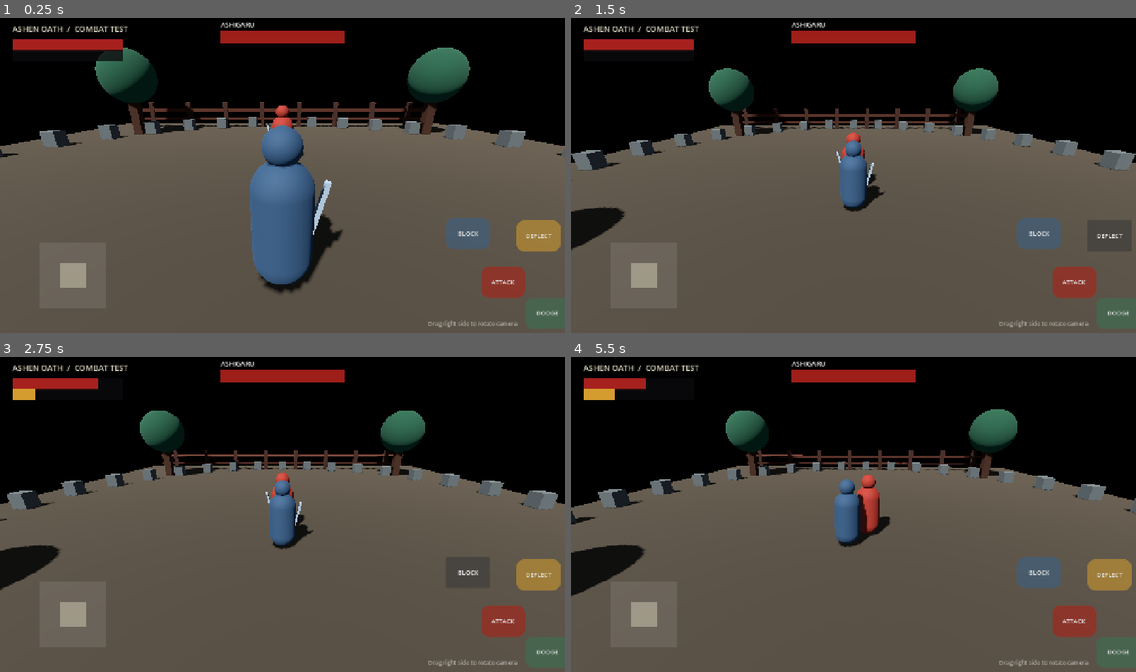
Above: before the commit, frames 1-4 (two rows, left to right).
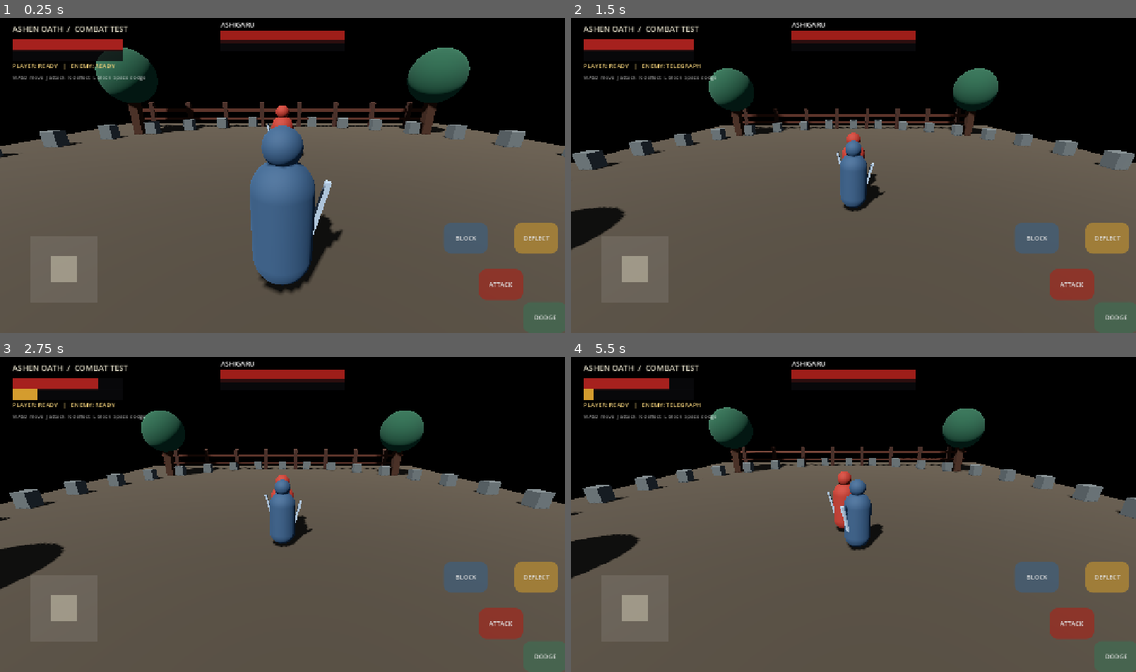
Above: after the commit, the same moments.

Repository: zahaopang-ship-it/Ashen-Oath-Godot
Game: Godot game, scene res://scenes/main.tscn
The game is run twice, just before and just after one commit, with the same random seed, the same clock (stepped at 60 frames per second) and the same inputs.
Inputs (mouse positions are in pixels of both pictures, inside the frame that each line leads up to):
- Up to frame 1 (0.25 s): no input
- Up to frame 2 (1.5 s): click (1073, 282) at 0.5 s, where only the run before the commit has a clickable "ATTACK"; click (1107, 235) at 1.25 s, where only the run before the commit has a clickable "DEFLECT"
- Up to frame 3 (2.75 s): click (468, 571) at 2 s, where only the run before the commit has a clickable "BLOCK"
- Up to frame 4 (5.5 s): click (1119, 653) at 2.75 s, where only the run before the commit has a clickable "DODGE"; tap Enter at 3.5 s; move the mouse to (977, 498) at 3.52 s; hold D 3.53-4.25 s; tap J at 3.6 s; click (977, 498) at 3.67 s; tap Space at 3.77, 4.07, 5.3 s; tap K at 3.8 s; drag from (740, 530) to (825, 577) at 4.27 s; move the mouse to (910, 442) at 5.02 s; hold D from 5.03 s (still down); tap L at 5.1 s; click (910, 442) at 5.17 s

The runs differ from the first frame. In frame 1, 2.0% of the frame differs, in the area x 2-100%, y 6-99%; in frame 2, 2.7%; in frame 3, 3.5%; in frame 4, 11%, in the area x 0-100%, y 6-99%.

Commit message:
Build M1 combat state flow and mobile input prototype

Diff:
--- a/project/project.godot
+++ b/project/project.godot
@@ -9,7 +9,7 @@
 window/size/window_width_override=1280
 window/size/window_height_override=720
 window/stretch/mode="canvas_items"
-window/handheld/orientation=1
+window/handheld/orientation=0
 [rendering]
 renderer/rendering_method="gl_compatibility"
 renderer/rendering_method.mobile="gl_compatibility"
--- a/project/scripts/fighter.gd
+++ b/project/scripts/fighter.gd
@@ -1,4 +1,11 @@
 extends CharacterBody3D
+signal telegraph_started(kind: String)
+signal attack_hit(target: Node)
+signal posture_broken
+signal died
+
+enum CombatState { FREE, WINDUP, ACTIVE, RECOVERY, POSTURE_BROKEN, DEAD }
+
 @export var is_player := false
 @export var display_name := "Fighter"
 @export var move_speed := 5.2
@@ -7,50 +14,85 @@
 @export var max_posture := 100.0
 @export var posture := 0.0
 @export var deflect_window := 0.20
+@export var deflect_lockout := 0.34
 @export var attack_range := 2.15
-@export var attack_cooldown := 0.72
+@export var attack_damage := 22.0
+@export var attack_posture_damage := 30.0
+
 var target: CharacterBody3D
 var input_move := Vector2.ZERO
+var state: CombatState = CombatState.FREE
 var is_blocking := false
 var is_deflecting := false
-var is_attacking := false
 var is_dodging := false
 var is_dead := false
 var attack_timer := 0.0
 var deflect_timer := 0.0
+var deflect_cooldown := 0.0
 var dodge_timer := 0.0
-var ai_timer := 0.0
-var posture_recovery := 8.0
+var posture_break_timer := 0.0
+var ai_timer := 0.8
 var gravity := 22.0
+var attack_kind := "slash"
+var _attack_hit_applied := false
+var _attack_token := 0
+
+const WINDUP_TIME := 0.32
+const ACTIVE_TIME := 0.10
+const RECOVERY_TIME := 0.34
+const POSTURE_BREAK_TIME := 1.35
 
 func _physics_process(delta: float) -> void:
 	if is_dead:
 		velocity = Vector3.ZERO
 		return
-	attack_timer = maxf(0.0, attack_timer - delta)
 	deflect_timer = maxf(0.0, deflect_timer - delta)
+	deflect_cooldown = maxf(0.0, deflect_cooldown - delta)
 	dodge_timer = maxf(0.0, dodge_timer - delta)
 	is_deflecting = deflect_timer > 0.0
 	is_dodging = dodge_timer > 0.0
-	if not is_player:
+	if state == CombatState.POSTURE_BROKEN:
+		posture_break_timer = maxf(0.0, posture_break_timer - delta)
+		if posture_break_timer <= 0.0:
+			state = CombatState.FREE
+	elif state in [CombatState.WINDUP, CombatState.ACTIVE, CombatState.RECOVERY]:
+		_update_attack_state(delta)
+	if not is_player and state == CombatState.FREE:
 		_ai_update(delta)
-	else:
+	elif is_player:
 		_player_update(delta)
-	if not is_blocking and not is_deflecting and not is_attacking:
-		posture = maxf(0.0, posture - posture_recovery * delta)
+	if not is_blocking and state not in [CombatState.WINDUP, CombatState.ACTIVE, CombatState.RECOVERY, CombatState.POSTURE_BROKEN]:
+		var vitality_factor := lerpf(0.35, 1.0, clampf(vitality / maxf(1.0, max_vitality), 0.0, 1.0))
+		posture = maxf(0.0, posture - 8.0 * vitality_factor * delta)
 	if not is_on_floor():
 		velocity.y -= gravity * delta
 	else:
 		velocity.y = 0.0
 	move_and_slide()
 
+func _update_attack_state(delta: float) -> void:
+	attack_timer -= delta
+	if state == CombatState.WINDUP and attack_timer <= 0.0:
+		state = CombatState.ACTIVE
+		attack_timer = ACTIVE_TIME
+		_resolve_attack_hit()
+	elif state == CombatState.ACTIVE and attack_timer <= 0.0:
+		state = CombatState.RECOVERY
+		attack_timer = RECOVERY_TIME
+	elif state == CombatState.RECOVERY and attack_timer <= 0.0:
+		state = CombatState.FREE
+
 func _player_update(delta: float) -> void:
+	if state != CombatState.FREE:
+		velocity.x = move_toward(velocity.x, 0.0, 24.0 * delta)
+		velocity.z = move_toward(velocity.z, 0.0, 24.0 * delta)
+		return
 	var forward := -global_transform.basis.z
 	var right := global_transform.basis.x
 	var move_dir := right * input_move.x + forward * -input_move.y
 	if move_dir.length() > 1.0:
 		move_dir = move_dir.normalized()
-	if move_dir.length() > 0.08 and not is_attacking:
+	if move_dir.length() > 0.08:
 		velocity.x = move_dir.x * move_speed
 		velocity.z = move_dir.z * move_speed
 		_face_direction(move_dir, delta)
@@ -59,12 +101,12 @@
 		velocity.z = move_toward(velocity.z, 0.0, 24.0 * delta)
 
 func _ai_update(delta: float) -> void:
-	if not is_instance_valid(target):
+	if not is_instance_valid(target) or target.is_dead or state != CombatState.FREE:
 		return
 	var to_target := target.global_position - global_position
-	to_target.y = 0
+	to_target.y = 0.0
 	var distance := to_target.length()
-	if distance > 1.65:
+	if distance > 1.7:
 		var dir := to_target.normalized()
 		velocity.x = dir.x * move_speed * 0.72
 		velocity.z = dir.z * move_speed * 0.72
@@ -74,9 +116,9 @@
 		velocity.z = move_toward(velocity.z, 0.0, 22.0 * delta)
 	ai_timer -= delta
 	if ai_timer <= 0.0 and distance <= attack_range:
-		ai_timer = randf_range(1.1, 1.8)
+		ai_timer = randf_range(1.15, 1.75)
 		if randf() < 0.72:
-			_attack()
+			start_attack("slash")
 
 func _face_direction(dir: Vector3, delta: float) -> void:
 	if dir.length_squared() < 0.001:
@@ -84,69 +126,106 @@
 	var target_angle := atan2(-dir.x, -dir.z)
 	rotation.y = lerp_angle(rotation.y, target_angle, 1.0 - exp(-12.0 * delta))
 
-func _attack() -> void:
-	if attack_timer > 0.0 or is_dead:
-		return
-	attack_timer = attack_cooldown
-	is_attacking = true
-	await get_tree().create_timer(0.24).timeout
-	if not is_inside_tree() or is_dead:
-		return
-	if is_instance_valid(target) and global_position.distance_to(target.global_position) <= attack_range:
-		target.receive_strike(22.0, 30.0, self)
-	await get_tree().create_timer(0.18).timeout
-	is_attacking = false
-
-func receive_strike(damage: float, posture_damage: float, attacker: Node3D) -> void:
+func start_attack(kind: String = "slash") -> bool:
+	if is_dead or state != CombatState.FREE or is_blocking:
+		return false
+	_attack_token += 1
+	_attack_hit_applied = false
+	attack_kind = kind
+	state = CombatState.WINDUP
+	attack_timer = WINDUP_TIME
+	telegraph_started.emit(kind)
+	return true
+
+func _resolve_attack_hit() -> void:
+	if _attack_hit_applied or not is_instance_valid(target) or target.is_dead:
+		return
+	var offset := target.global_position - global_position
+	offset.y = 0.0
+	if offset.length() > attack_range:
+		return
+	var facing := -global_transform.basis.z
+	if offset.length_squared() > 0.001 and facing.normalized().dot(offset.normalized()) < 0.15:
+		return
+	_attack_hit_applied = true
+	target.receive_strike(attack_damage, attack_posture_damage, self)
+	attack_hit.emit(target)
+
+func receive_strike(damage: float, posture_damage: float, attacker: Node3D) -> String:
 	if is_dead or is_dodging:
-		return
+		return "evaded"
 	if is_deflecting:
 		if is_instance_valid(attacker) and attacker.has_method("receive_deflect"):
-			attacker.receive_deflect(24.0)
-		return
+			attacker.receive_deflect(26.0)
+		return "deflected"
 	if is_blocking:
-		posture = minf(max_posture, posture + posture_damage * 0.42)
-		return
+		posture += posture_damage * 0.55
+		_check_posture_break()
+		return "blocked"
 	vitality = maxf(0.0, vitality - damage)
-	posture = minf(max_posture, posture + posture_damage)
+	posture += posture_damage
+	_check_posture_break()
 	if vitality <= 0.0:
-		is_dead = true
-		velocity = Vector3.ZERO
+		_die()
+	return "hit"
 
 func receive_deflect(amount: float) -> void:
-	posture = minf(max_posture, posture + amount)
-	if posture >= max_posture:
-		posture = 0.0
-		vitality = maxf(0.0, vitality - 35.0)
-		if vitality <= 0.0:
-			is_dead = true
-
-func begin_deflect() -> void:
+	if is_dead:
+		return
+	posture += amount
+	_check_posture_break()
+
+func _check_posture_break() -> void:
+	posture = clampf(posture, 0.0, max_posture)
+	if posture >= max_posture and state != CombatState.POSTURE_BROKEN:
+		state = CombatState.POSTURE_BROKEN
+		posture_break_timer = POSTURE_BREAK_TIME
+		is_blocking = false
+		deflect_timer = 0.0
+		is_deflecting = false
+		posture_broken.emit()
+
+func _die() -> void:
+	is_dead = true
+	state = CombatState.DEAD
+	is_blocking = false
+	velocity = Vector3.ZERO
+	died.emit()
+
+func begin_deflect() -> bool:
+	if is_dead or state != CombatState.FREE or deflect_cooldown > 0.0:
+		return false
 	is_blocking = true
+	is_deflecting = true
 	deflect_timer = deflect_window
+	deflect_cooldown = deflect_lockout
+	return true
 
 func end_deflect() -> void:
 	is_blocking = false
+	is_deflecting = false
+	deflect_timer = 0.0
 
 func begin_block() -> void:
-	is_blocking = true
-	deflect_timer = 0.0
+	if not is_dead and state == CombatState.FREE:
+		is_blocking = true
 
 func end_block() -> void:
 	is_blocking = false
 
 func dodge() -> void:
-	if is_dead or is_dodging:
+	if is_dead or state != CombatState.FREE or is_dodging:
 		return
 	dodge_timer = 0.38
-	var dir := Vector3(input_move.x, 0, -input_move.y)
+	var dir := global_transform.basis.x * input_move.x + (-global_transform.basis.z) * -input_move.y
 	if dir.length() < 0.1:
 		dir = -global_transform.basis.z
-	velocity.x = dir.normalized().x * 10.0
-	velocity.z = dir.normalized().z * 10.0
+	dir = dir.normalized()
+	velocity.x = dir.x * 10.0
+	velocity.z = dir.z * 10.0
 
 func player_attack() -> void:
-	_attack()
+	start_attack("slash")
 
 func get_vitality_ratio() -> float:
 	return vitality / maxf(1.0, max_vitality)
--- a/project/scripts/main.gd
+++ b/project/scripts/main.gd
@@ -1,5 +1,5 @@
 extends Node3D
-const PLAYER_SCRIPT = preload("res://scripts/fighter.gd")
+const FIGHTER_SCRIPT = preload("res://scripts/fighter.gd")
 const HUD_SCRIPT = preload("res://scripts/touch_hud.gd")
 var player: CharacterBody3D
 var enemy: CharacterBody3D
@@ -12,8 +12,8 @@
 	_setup_world()
 	player = _make_fighter("Wolf", Vector3(0, 0, 4), true)
 	enemy = _make_fighter("Ashigaru", Vector3(0, 0, -3), false)
-	player.set("target", enemy)
-	enemy.set("target", player)
+	player.target = enemy
+	enemy.target = player
 	camera = Camera3D.new()
 	camera.name = "CombatCamera"
 	camera.current = true
@@ -21,7 +21,7 @@
 	add_child(camera)
 	var hud := CanvasLayer.new()
 	hud.set_script(HUD_SCRIPT)
-	hud.set("game", self)
+	hud.game = self
 	add_child(hud)
 	var sun := DirectionalLight3D.new()
 	sun.rotation_degrees = Vector3(-48, -28, 0)
@@ -54,17 +54,13 @@
 		for z in [-9.0, 9.0]:
 			_make_tree(Vector3(x, 0, z))
 
-func _make_fighter(label: String, pos: Vector3, is_player: bool) -> CharacterBody3D:
+func _make_fighter(label: String, pos: Vector3, player_controlled: bool) -> CharacterBody3D:
 	var body := CharacterBody3D.new()
 	body.name = label
 	body.position = pos
-	body.set_script(PLAYER_SCRIPT)
-	body.set("is_player", is_player)
-	body.set("display_name", label)
-	body.set("max_vitality", 100.0)
-	body.set("vitality", 100.0)
-	body.set("max_posture", 100.0)
-	body.set("posture", 0.0)
+	body.set_script(FIGHTER_SCRIPT)
+	body.is_player = player_controlled
+	body.display_name = label
 	add_child(body)
 	var collision := CollisionShape3D.new()
 	var capsule := CapsuleShape3D.new()
@@ -80,7 +76,7 @@
 	mesh.mesh = capsule_mesh
 	mesh.position.y = 0.9
 	var mat := StandardMaterial3D.new()
-	mat.albedo_color = Color(0.16, 0.24, 0.31) if is_player else Color(0.48, 0.16, 0.12)
+	mat.albedo_color = Color(0.16, 0.24, 0.31) if player_controlled else Color(0.48, 0.16, 0.12)
 	mat.roughness = 0.82
 	mesh.material_override = mat
 	body.add_child(mesh)
@@ -112,6 +108,27 @@
 	var desired := focus + Vector3(sin(camera_yaw) * 7.0, 4.2 + camera_pitch * 3.0, cos(camera_yaw) * 7.0)
 	camera.global_position = camera.global_position.lerp(desired, 1.0 - exp(-5.0 * delta))
 	camera.look_at(focus + Vector3(0, 1.0, 0), Vector3.UP)
+
+func _unhandled_input(event: InputEvent) -> void:
+	if not player:
+		return
+	if event is InputEventKey and event.pressed and not event.echo:
+		match event.keycode:
+			KEY_J: player.player_attack()
+			KEY_K: player.begin_deflect()
+			KEY_L: player.begin_block()
+			KEY_SPACE: player.dodge()
+			KEY_KP_1: player.end_deflect()
+			KEY_KP_2: player.end_block()
+	if event is InputEventKey and not event.pressed:
+		if event.keycode == KEY_K: player.end_deflect()
+		if event.keycode == KEY_L: player.end_block()
+	var move := Vector2.ZERO
+	if Input.is_key_pressed(KEY_A): move.x -= 1.0
+	if Input.is_key_pressed(KEY_D): move.x += 1.0
+	if Input.is_key_pressed(KEY_W): move.y -= 1.0
+	if Input.is_key_pressed(KEY_S): move.y += 1.0
+	player.input_move = move.normalized() if move.length() > 1.0 else move
 
 func rotate_camera(delta_x: float, delta_y: float) -> void:
 	camera_yaw -= delta_x * 0.004
--- a/project/scripts/touch_hud.gd
+++ b/project/scripts/touch_hud.gd
@@ -2,12 +2,17 @@
 var game: Node
 var stick_touch := -1
 var look_touch := -1
+var action_touches: Dictionary = {}
 var move_vector := Vector2.ZERO
 var stick_radius := 78.0
 var stick_knob: ColorRect
+var stick_control: Control
 var vitality_bar: ProgressBar
 var posture_bar: ProgressBar
 var enemy_vitality: ProgressBar
+var enemy_posture: ProgressBar
+var status_label: Label
+var action_rects: Dictionary = {}
 
 func _ready() -> void:
 	_build_ui()
@@ -26,37 +31,42 @@
 	vitality_bar = _make_bar(root, Vector2(28, 54), Vector2(250, 18), Color(0.65, 0.13, 0.12))
 	posture_bar = _make_bar(root, Vector2(28, 78), Vector2(250, 12), Color(0.83, 0.61, 0.18))
 	enemy_vitality = _make_bar(root, Vector2(500, 36), Vector2(280, 14), Color(0.62, 0.12, 0.10))
+	enemy_posture = _make_bar(root, Vector2(500, 55), Vector2(280, 9), Color(0.83, 0.61, 0.18))
 	var enemy_label := Label.new()
 	enemy_label.text = "ASHIGARU"
 	enemy_label.position = Vector2(500, 10)
 	enemy_label.add_theme_font_size_override("font_size", 15)
 	root.add_child(enemy_label)
-	var stick := Control.new()
-	stick.set_anchors_preset(Control.PRESET_BOTTOM_LEFT)
-	stick.position = Vector2(90, -205)
-	stick.size = Vector2(150, 150)
-	stick.mouse_filter = Control.MOUSE_FILTER_IGNORE
-	root.add_child(stick)
+	status_label = Label.new()
+	status_label.position = Vector2(28, 105)
+	status_label.add_theme_font_size_override("font_size", 14)
+	status_label.add_theme_color_override("font_color", Color(0.95, 0.82, 0.48))
+	root.add_child(status_label)
+	stick_control = Control.new()
+	stick_control.set_anchors_preset(Control.PRESET_BOTTOM_LEFT)
+	stick_control.position = Vector2(70, -220)
+	stick_control.size = Vector2(156, 156)
+	stick_control.mouse_filter = Control.MOUSE_FILTER_IGNORE
+	root.add_child(stick_control)
 	var ring := ColorRect.new()
 	ring.color = Color(0.85, 0.85, 0.85, 0.12)
 	ring.size = Vector2(150, 150)
 	ring.mouse_filter = Control.MOUSE_FILTER_IGNORE
-	stick.add_child(ring)
+	stick_control.add_child(ring)
 	stick_knob = ColorRect.new()
 	stick_knob.color = Color(0.9, 0.88, 0.78, 0.42)
 	stick_knob.size = Vector2(58, 58)
 	stick_knob.position = Vector2(46, 46)
 	stick_knob.mouse_filter = Control.MOUSE_FILTER_IGNORE
-	stick.add_child(stick_knob)
-	_add_action_button(root, "ATTACK", Vector2(-190, -150), "attack", Color(0.62, 0.16, 0.12))
-	_add_action_button(root, "DEFLECT", Vector2(-110, -255), "deflect", Color(0.72, 0.55, 0.20))
-	_add_action_button(root, "BLOCK", Vector2(-270, -260), "block", Color(0.25, 0.37, 0.48))
-	_add_action_button(root, "DODGE", Vector2(-90, -80), "dodge", Color(0.25, 0.42, 0.32))
+	stick_control.add_child(stick_knob)
+	_register_action("ATTACK", Vector2(-195, -145), "attack", Color(0.62, 0.16, 0.12))
+	_register_action("DEFLECT", Vector2(-115, -250), "deflect", Color(0.72, 0.55, 0.20))
+	_register_action("BLOCK", Vector2(-275, -250), "block", Color(0.25, 0.37, 0.48))
+	_register_action("DODGE", Vector2(-95, -70), "dodge", Color(0.25, 0.42, 0.32))
 	var hint := Label.new()
-	hint.text = "Drag right side to rotate camera"
-	hint.set_anchors_preset(Control.PRESET_BOTTOM_RIGHT)
-	hint.position = Vector2(-310, -30)
-	hint.add_theme_font_size_override("font_size", 13)
+	hint.text = "WASD move  J attack  K deflect  L block  Space dodge"
+	hint.position = Vector2(28, 132)
+	hint.add_theme_font_size_override("font_size", 12)
 	hint.add_theme_color_override("font_color", Color(1, 1, 1, 0.55))
 	root.add_child(hint)
 
@@ -77,45 +87,46 @@
 	parent.add_child(bar)
 	return bar
 
-func _add_action_button(parent: Control, label_text: String, offset: Vector2, action: String, color: Color) -> void:
+func _register_action(label_text: String, offset: Vector2, action: String, color: Color) -> void:
 	var b := Button.new()
 	b.text = label_text
 	b.size = Vector2(100, 70)
 	b.set_anchors_preset(Control.PRESET_BOTTOM_RIGHT)
 	b.position = offset
+	b.mouse_filter = Control.MOUSE_FILTER_IGNORE
 	b.add_theme_font_size_override("font_size", 14)
-	var normal := StyleBoxFlat.new()
-	normal.bg_color = color
-	normal.bg_color.a = 0.72
-	normal.corner_radius_top_left = 18
-	normal.corner_radius_top_right = 18
-	normal.corner_radius_bottom_left = 18
-	normal.corner_radius_bottom_right = 18
-	b.add_theme_stylebox_override("normal", normal)
-	b.add_theme_stylebox_override("pressed", normal)
-	parent.add_child(b)
-	match action:
-		"attack":
-			b.button_down.connect(func(): game.player.player_attack())
-		"deflect":
-			b.button_down.connect(func(): game.player.begin_deflect())
-			b.button_up.connect(func(): game.player.end_deflect())
-		"block":
-			b.button_down.connect(func(): game.player.begin_block())
-			b.button_up.connect(func(): game.player.end_block())
-		"dodge":
-			b.button_down.connect(func(): game.player.dodge())
+	var style := StyleBoxFlat.new()
+	style.bg_color = color
+	style.bg_color.a = 0.72
+	style.corner_radius_top_left = 18
+	style.corner_radius_top_right = 18
+	style.corner_radius_bottom_left = 18
+	style.corner_radius_bottom_right = 18
+	b.add_theme_stylebox_override("normal", style)
+	b.add_theme_stylebox_override("pressed", style)
+	get_child(0).add_child(b)
+	action_rects[action] = Rect2(Vector2(get_viewport().get_visible_rect().size.x, get_viewport().get_visible_rect().size.y) + offset, b.size)
 
 func _input(event: InputEvent) -> void:
+	if not is_instance_valid(game) or not is_instance_valid(game.player):
+		return
 	var size := get_viewport().get_visible_rect().size
 	if event is InputEventScreenTouch:
 		if event.pressed:
-			if event.position.x < size.x * 0.42 and stick_touch == -1:
+			var action := _action_at(event.position)
+			if action != "":
+				action_touches[event.index] = action
+				_action_down(action)
+				get_viewport().set_input_as_handled()
+			elif event.position.x < size.x * 0.42 and stick_touch == -1:
 				stick_touch = event.index
 				_update_stick(event.position)
 			elif event.position.x >= size.x * 0.42 and look_touch == -1:
 				look_touch = event.index
 		else:
+			if action_touches.has(event.index):
+				_action_up(str(action_touches[event.index]))
+				action_touches.erase(event.index)
 			if event.index == stick_touch:
 				stick_touch = -1
 				move_vector = Vector2.ZERO
@@ -129,9 +140,26 @@
 		elif event.index == look_touch:
 			game.rotate_camera(event.relative.x, event.relative.y)
 
+func _action_at(pos: Vector2) -> String:
+	for action in action_rects:
+		if action_rects[action].has_point(pos):
+			return str(action)
+	return ""
+
+func _action_down(action: String) -> void:
+	match action:
+		"attack": game.player.player_attack()
+		"deflect": game.player.begin_deflect()
+		"block": game.player.begin_block()
+		"dodge": game.player.dodge()
+
+func _action_up(action: String) -> void:
+	match action:
+		"deflect": game.player.end_deflect()
+		"block": game.player.end_block()
+
 func _update_stick(screen_pos: Vector2) -> void:
-	var size := get_viewport().get_visible_rect().size
-	var center := Vector2(165, size.y - 130)
+	var center := Vector2(70.0 + 78.0, get_viewport().get_visible_rect().size.y - 142.0)
 	var delta := screen_pos - center
 	if delta.length() > stick_radius:
 		delta = delta.normalized() * stick_radius
@@ -145,3 +173,14 @@
 	vitality_bar.value = game.player.get_vitality_ratio() * 100.0
 	posture_bar.value = game.player.get_posture_ratio() * 100.0
 	enemy_vitality.value = game.enemy.get_vitality_ratio() * 100.0
+	enemy_posture.value = game.enemy.get_posture_ratio() * 100.0
+	status_label.text = "PLAYER: " + _state_name(game.player) + "   |   ENEMY: " + _state_name(game.enemy)
+
+func _state_name(fighter: Node) -> String:
+	if fighter.state == 4: return "POSTURE BROKEN"
+	if fighter.state == 1: return "TELEGRAPH"
+	if fighter.state == 2: return "ATTACK"
+	if fighter.state == 3: return "RECOVERY"
+	if fighter.is_blocking: return "GUARD"
+	if fighter.is_deflecting: return "DEFLECT"
+	return "READY"
--- /dev/null
+++ b/project/tests/combat_smoke_test.gd
@@ -0,0 +1,67 @@
+extends SceneTree
+
+const FIGHTER = preload("res://scripts/fighter.gd")
+var failures: Array[String] = []
+
+func _initialize() -> void:
+	call_deferred("_run")
+
+func _check(condition: bool, label: String) -> void:
+	if condition:
+		print("PASS: ", label)
+	else:
+		failures.append(label)
+		push_error("FAIL: " + label)
+
+func _new_fighter(label: String, pos: Vector3) -> CharacterBody3D:
+	var f := CharacterBody3D.new()
+	f.name = label
+	f.set_script(FIGHTER)
+	f.position = pos
+	root.add_child(f)
+	return f
+
+func _run() -> void:
+	var defender := _new_fighter("Defender", Vector3.ZERO)
+	var attacker := _new_fighter("Attacker", Vector3(0, 0, -1.2))
+	defender.target = attacker
+	attacker.target = defender
+
+	_check(defender.begin_deflect(), "deflect can start from neutral")
+	_check(defender.receive_strike(20.0, 30.0, attacker) == "deflected", "perfect deflect negates vitality damage")
+	_check(is_equal_approx(defender.vitality, 100.0), "deflect preserves vitality")
+	_check(is_equal_approx(attacker.posture, 26.0), "deflect pressures attacker posture")
+	defender.end_deflect()
+	_check(not defender.begin_deflect(), "deflect lockout prevents immediate repeat")
+
+	defender.deflect_cooldown = 0.0
+	defender.begin_block()
+	var before: float = defender.vitality
+	_check(defender.receive_strike(20.0, 30.0, attacker) == "blocked", "held guard blocks")
+	_check(is_equal_approx(defender.vitality, before), "guard prevents vitality damage")
+	_check(defender.posture > 0.0, "guard adds posture pressure")
+	defender.end_block()
+
+	defender.posture = 90.0
+	defender.receive_deflect(15.0)
+	_check(defender.state == 4, "posture threshold enters broken state")
+	_check(defender.posture == 100.0, "posture is clamped at break threshold")
+	_check(not defender.begin_deflect(), "posture-broken fighter cannot deflect")
+
+	var striker := _new_fighter("Striker", Vector3.ZERO)
+	var victim := _new_fighter("Victim", Vector3(0, 0, -1.4))
+	striker.target = victim
+	_check(striker.start_attack(), "attack starts from neutral")
+	_check(striker.state == 1, "attack enters readable windup")
+	striker.call("_update_attack_state", 0.33)
+	_check(striker.state == 2, "windup transitions to active frame")
+	_check(victim.vitality < 100.0, "active attack resolves hit within range")
+	var health_after: float = victim.vitality
+	striker.call("_resolve_attack_hit")
+	_check(is_equal_approx(victim.vitality, health_after), "one attack cannot hit same target twice")
+
+	print("Combat tests: ", 16 - failures.size(), "/16 passed")
+	if not failures.is_empty():
+		quit(1)
+	else:
+		quit(0)
Not shown, changed: DEVELOPMENT_PLAN.md
